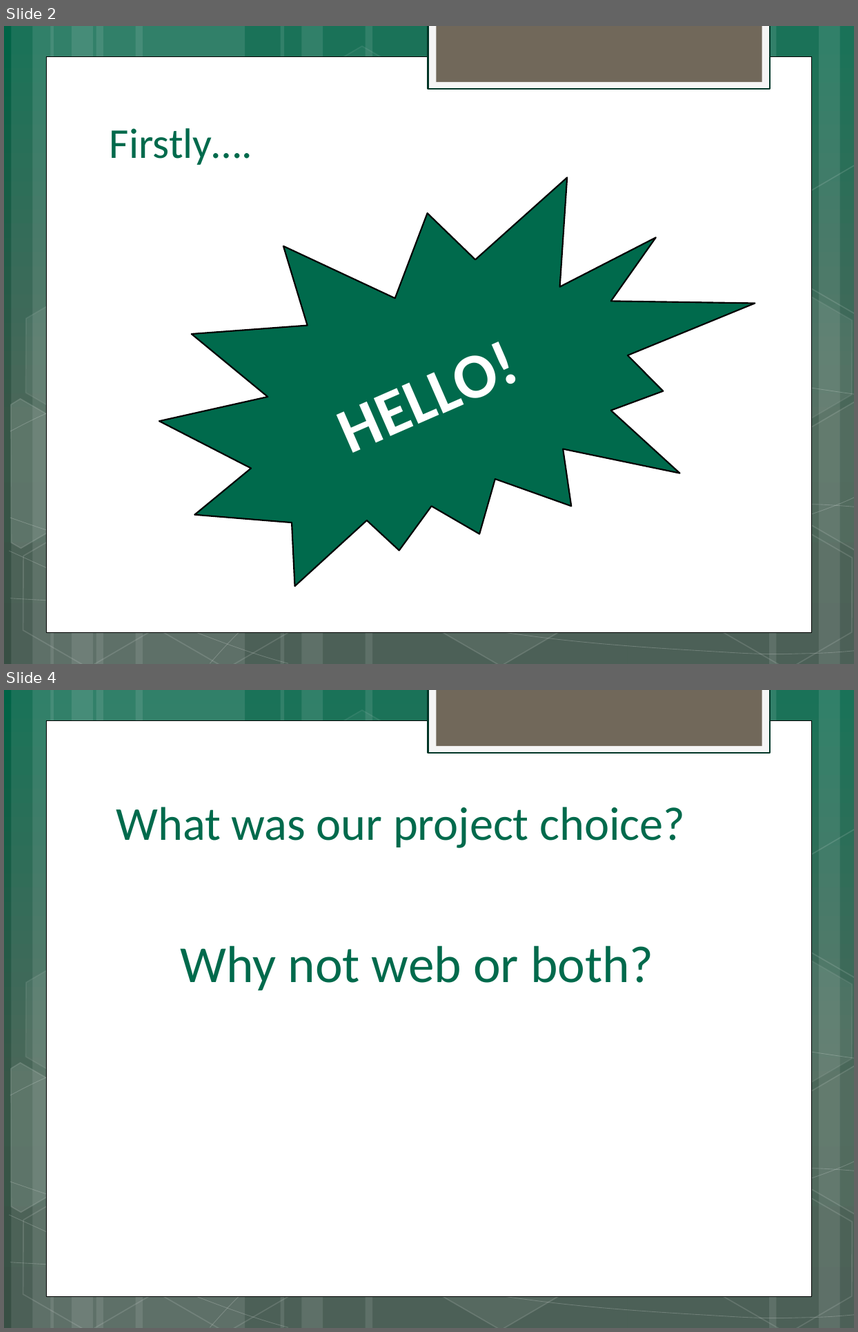
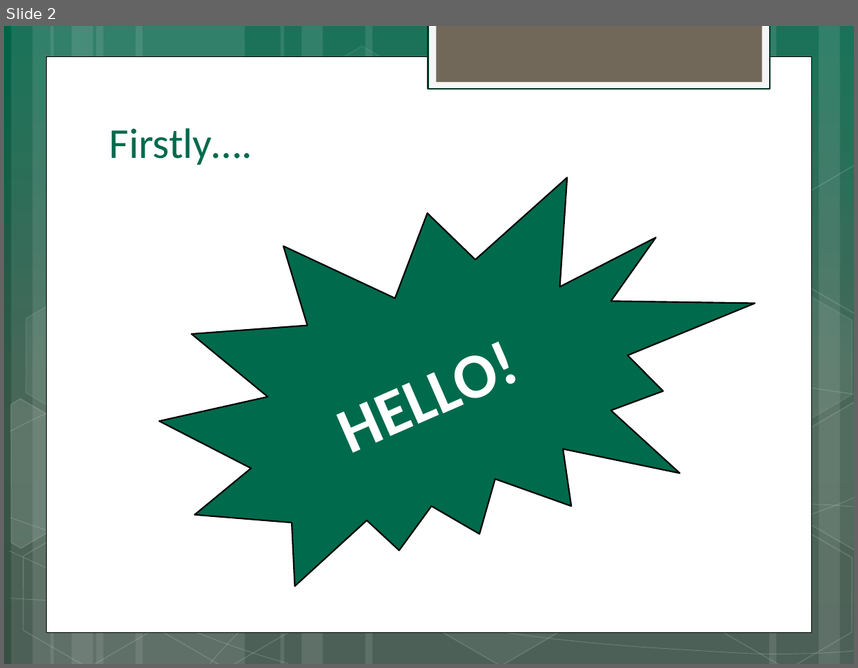
Before and after one commit to d-baranowski/Team-2, a slide deck: Powerpoint for Dragons Den/Dragons Den Presentation.pptx. Shown one above the other, each under a label of ours: slides 2 and 4 before the commit, slide 2 after it; the slides between them are not shown. The pictures are 858x1332 and 858x668 pixels, drawn with LibreOffice and Linux fonts; fonts in the diff are those of the drawing. Boxes give left, top, right and bottom in pixels: in the first picture for what was removed or moved away, otherwise in the second. Text is boxed around its words. In the diff, an @@ line names an element or a change of style, - is before the commit and + after.

```diff
--- a/Powerpoint for Dragons Den/Dragons Den Presentation.pptx
+++ b/Powerpoint for Dragons Den/Dragons Den Presentation.pptx
@@ slide 4 removed at box(4, 690, 854, 1328), background gradient #006347 to #375648 to #385044; not listed: 31 template elements that a slide beside it also shows @@
@@ title removed at box(116, 807, 685, 848) @@
-What was our project choice?
@@ text removed at box(180, 945, 654, 990) @@
-Why not web or both?
```
Also in this commit, not shown: 1 slide changed, 12 slides added, 4 other slides removed.
